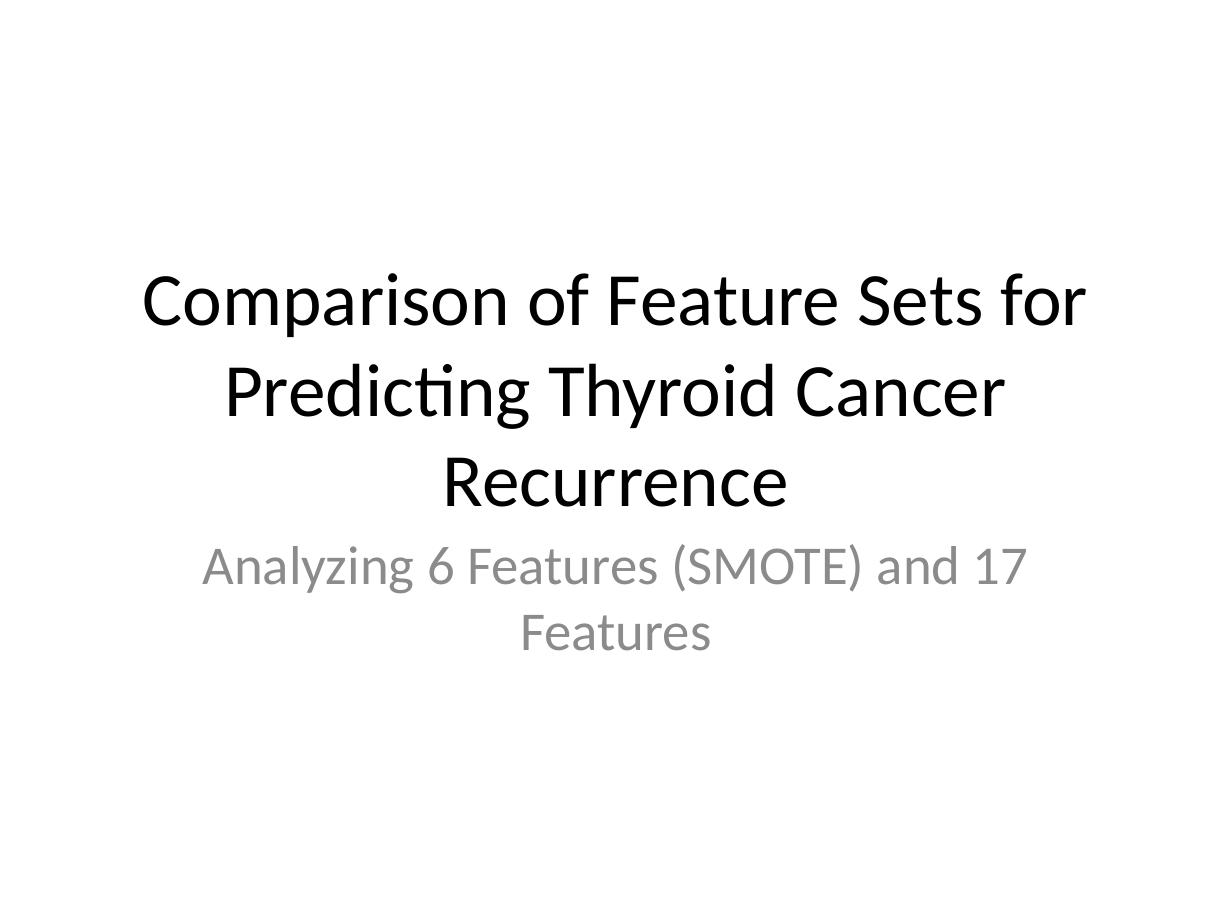
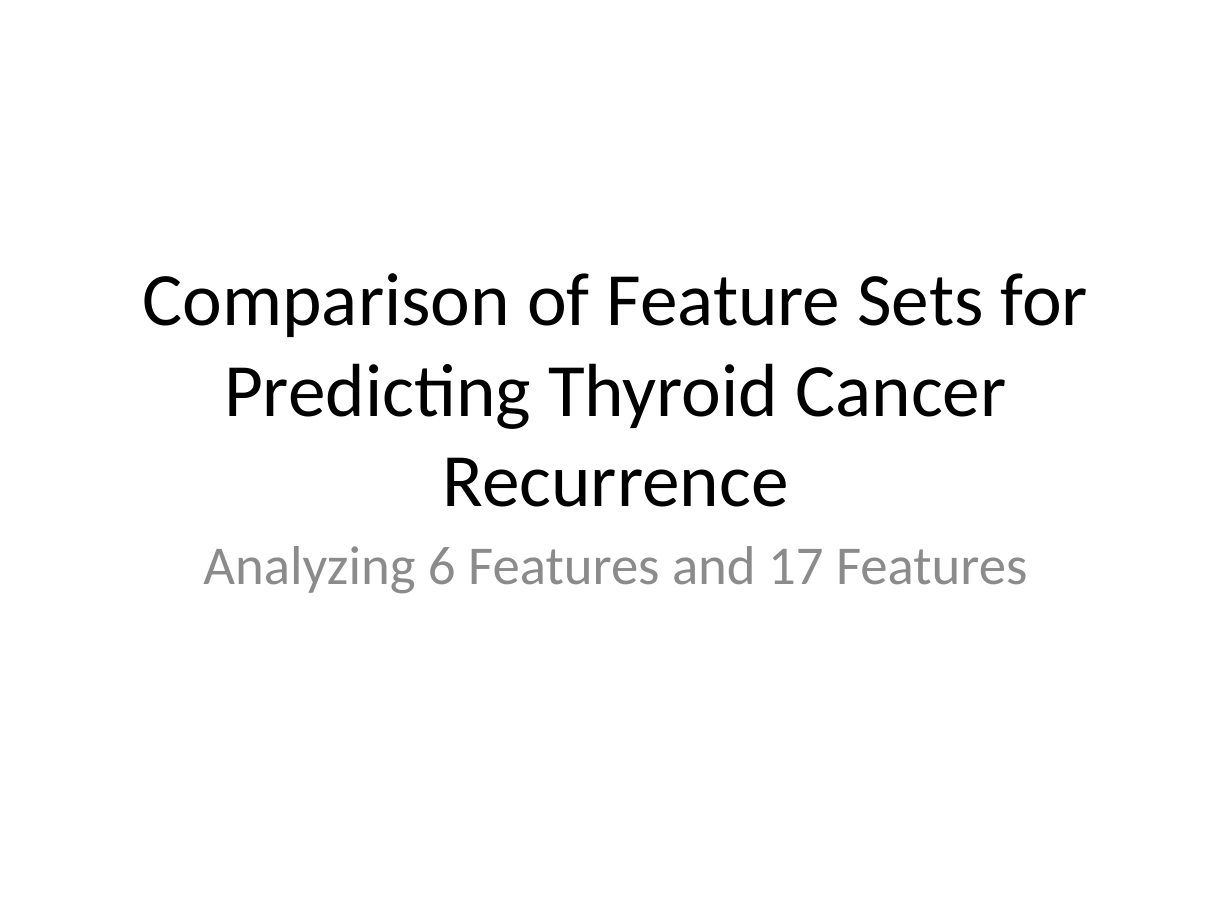
Before and after one commit to josh-dcosta/pjas-thyroid, a slide deck: slide 1 of presentation/Feature_Set_Comparison_Presentation.pptx. Drawn at 1232x924 pixels with LibreOffice and Linux fonts; fonts in the diff are those of the drawing. Boxes give left, top, right and bottom in pixels: in the first picture for what was removed or moved away, otherwise in the second. Text is boxed around its words. In the diff, an @@ line names an element or a change of style, - is before the commit and + after.

```diff
--- a/presentation/Feature_Set_Comparison_Presentation.pptx
+++ b/presentation/Feature_Set_Comparison_Presentation.pptx
@@ subtitle at (203, 546, 1027, 594): text changed @@
-Analyzing 6 Features (SMOTE) and 17 Features
+Analyzing 6 Features and 17 Features
```
Also in this commit, not shown: 1 other slide changed, 25 other files.
